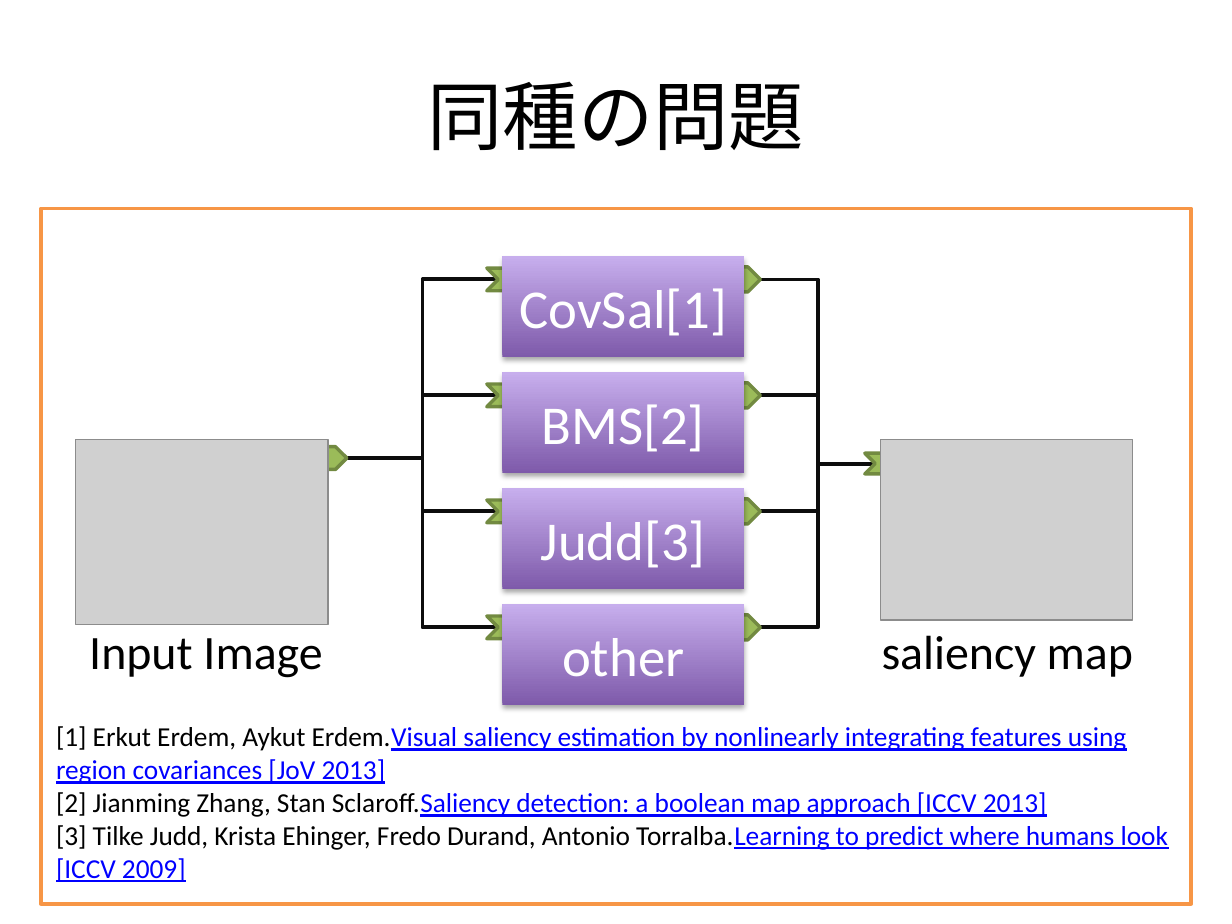
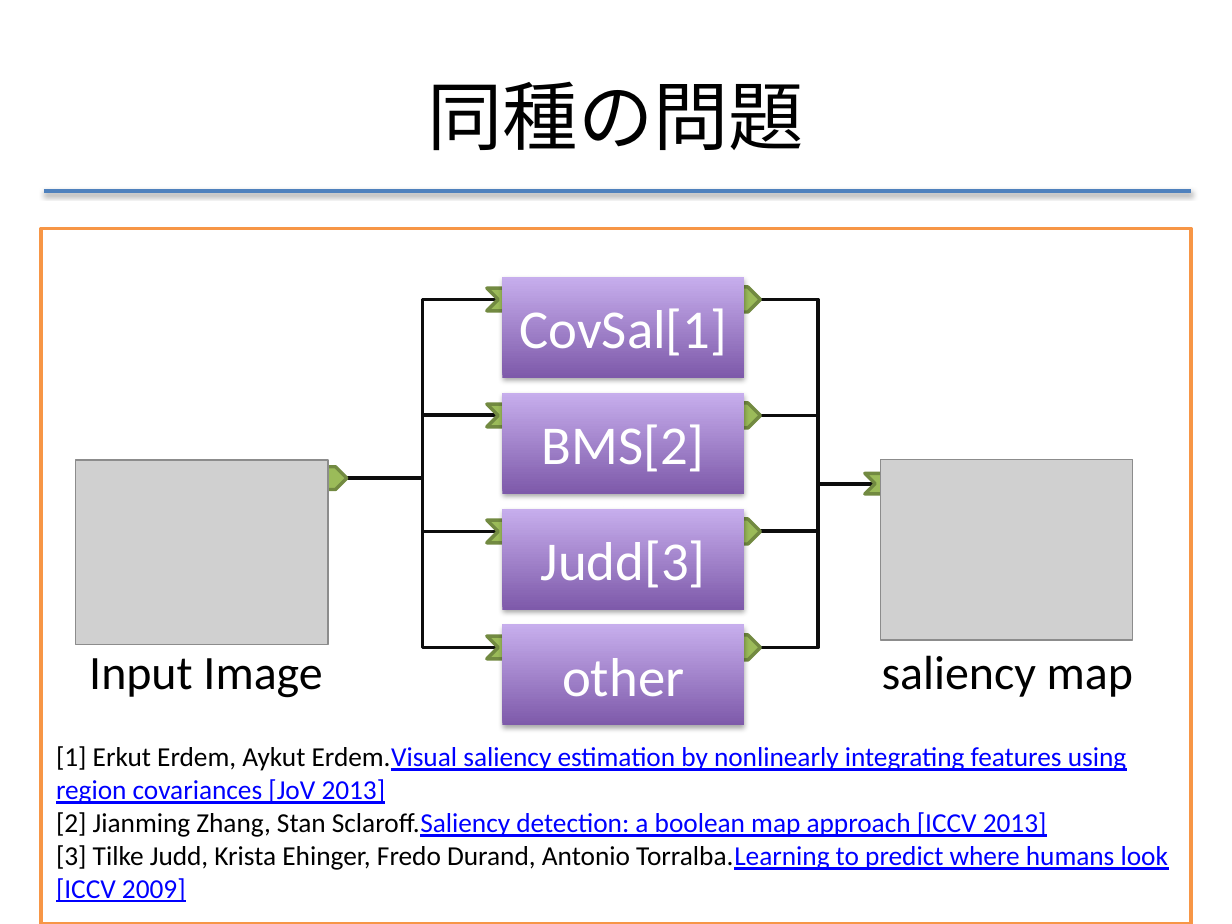
Before and after one commit to f-akazawa/akaz_uecdevelop, a slide deck: slide 10 of doc/中間発表資料.pptx (slide 9 before the commit). Drawn at 1232x924 pixels with LibreOffice and Linux fonts; fonts in the diff are those of the drawing; grey boxes stand for pictures. Boxes give left, top, right and bottom in pixels: in the first picture for what was removed or moved away, otherwise in the second. Text is boxed around its words. In the diff, an @@ line names an element or a change of style, - is before the commit and + after.

```diff
--- a/doc/中間発表資料.pptx
+++ b/doc/中間発表資料.pptx
@@ line added from (44, 191) to (1191, 191), #4F81BD 2 pt @@
@@ 10 chevrons, 8 elbow lines, 5 rectangles, 3 texts, 2 pictures moved together from (x1=41, y1=208, x2=1190, y2=903) to (x1=41, y1=229, x2=1190, y2=924) @@
```
Also in this commit, not shown: 17 other slides changed, 1 slide added.
